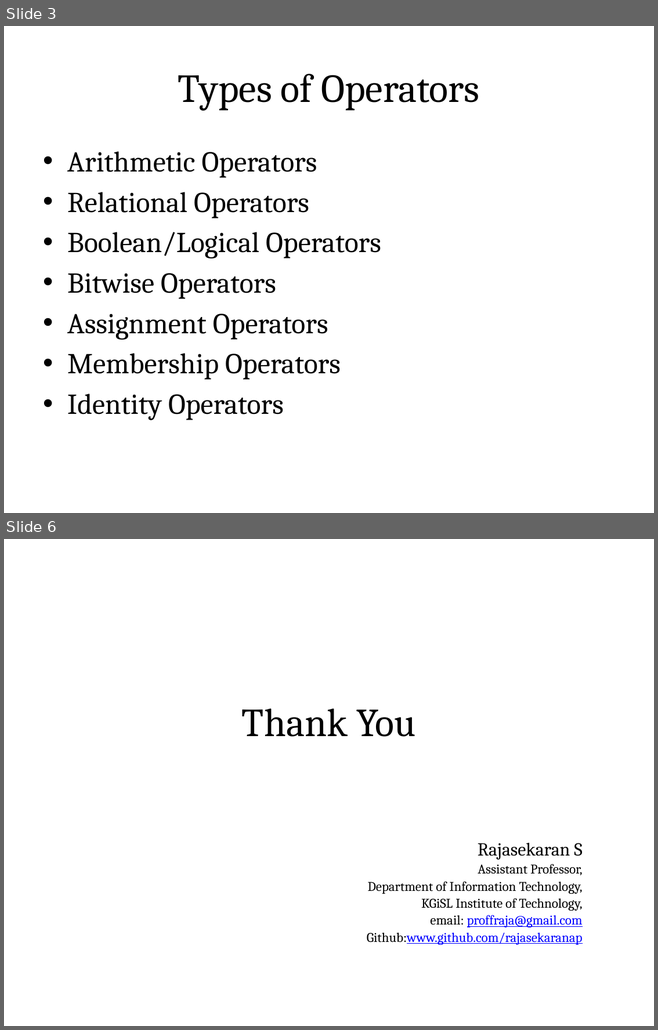
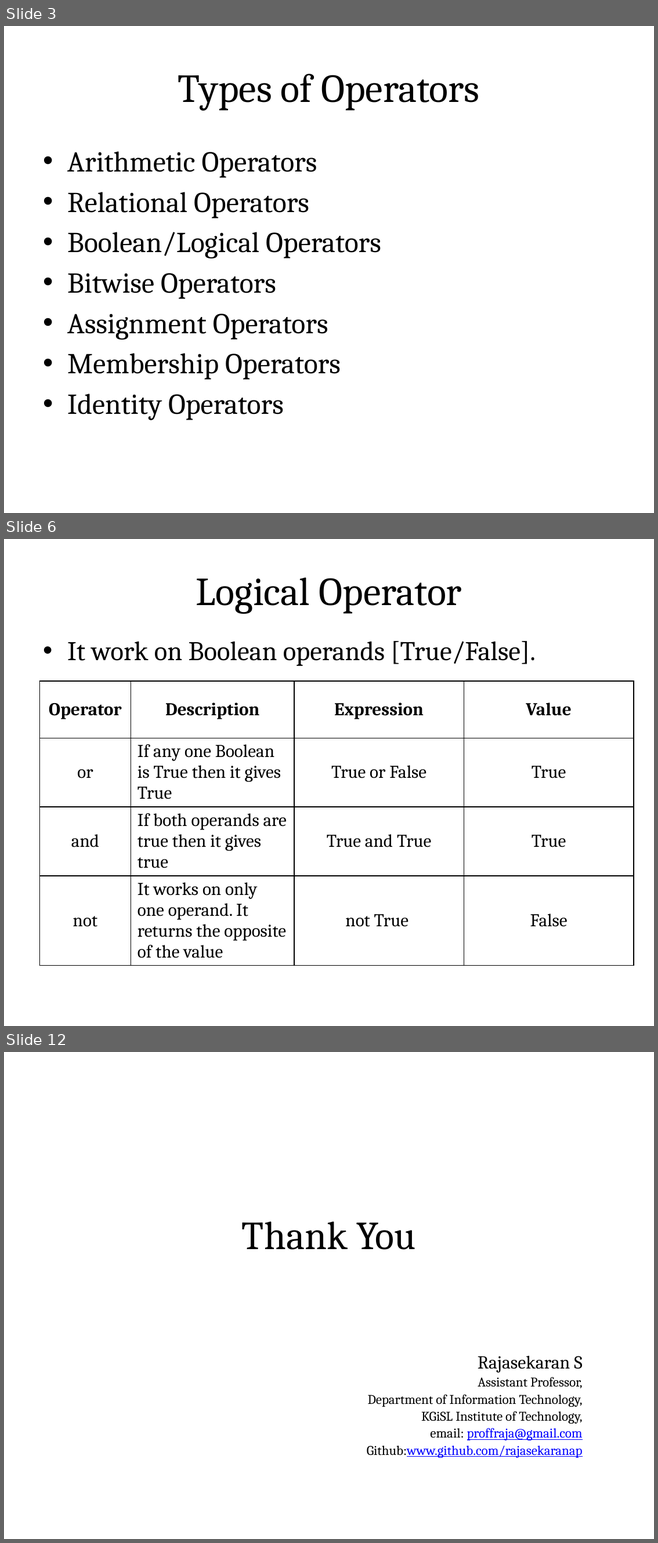
Before and after one commit to rajasekaran36/GE8151-Problem-Solving-and-Python-Programming, a slide deck: Slides/Unit 2/GE8151-U2-2-Operators.pptx. Shown one above the other, each under a label of ours: slides 3 and 6 before the commit, slides 3, 6 and 12 after it; the slides between them are not shown. The pictures are 658x1030 and 658x1543 pixels, drawn with LibreOffice and Linux fonts; fonts in the diff are those of the drawing. Boxes give left, top, right and bottom in pixels: in the first picture for what was removed or moved away, otherwise in the second. Text is boxed around its words. In the diff, an @@ line names an element or a change of style, - is before the commit and + after.

```diff
--- a/Slides/Unit 2/GE8151-U2-2-Operators.pptx
+++ b/Slides/Unit 2/GE8151-U2-2-Operators.pptx
@@ slide 6 added at [4, 539, 654, 1026], background #FFFFFF @@
@@ title added at [36, 559, 621, 620], fill gradient #DAFDA7 to #E4FCC2 to #F5FFE7, outline #98B955 0.75 pt, 44 pt, text #000000 @@
+Logical Operator
@@ text added at [67, 641, 535, 666], 30 pt, text #000000 @@
+• It work on Boolean operands [True/False].
@@ table added at [40, 681, 633, 995], 4 rows, 4 columns @@
+Operator | Description | Expression | Value
+or | If any one Boolean is True then it gives True | True or False | True
+and | If both operands are true then it gives true | True and True | True
+not | It works on only one operand. It returns the opposite of the value | not True | False
@@ what was slide 6 is now slide 12 @@
```
Also in this commit, not shown: 2 slides changed, 5 other slides added, 30 other files.
